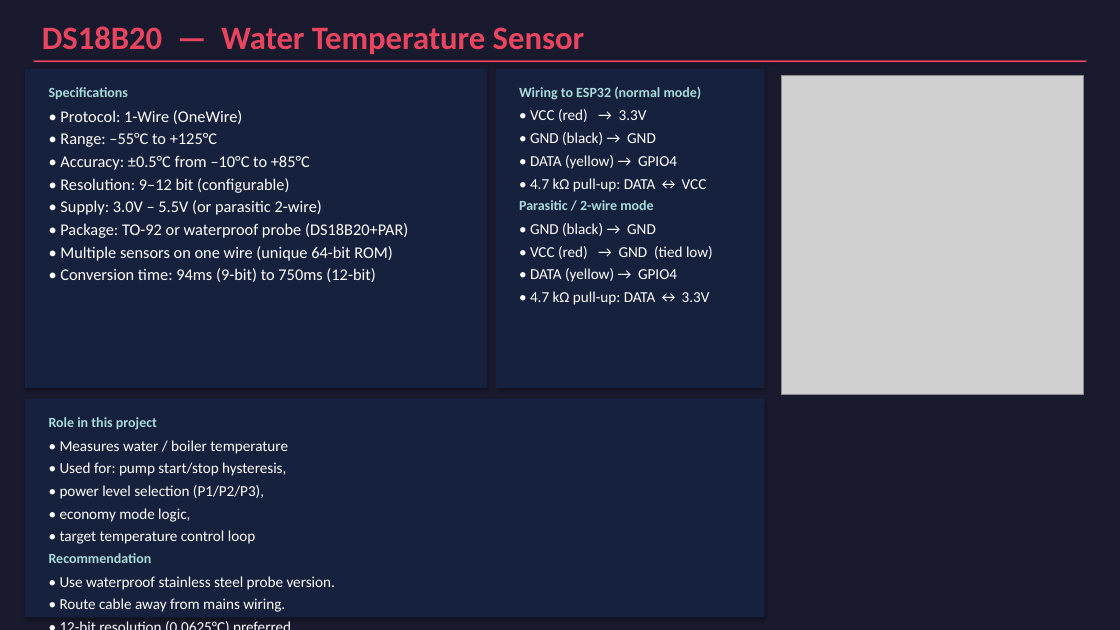
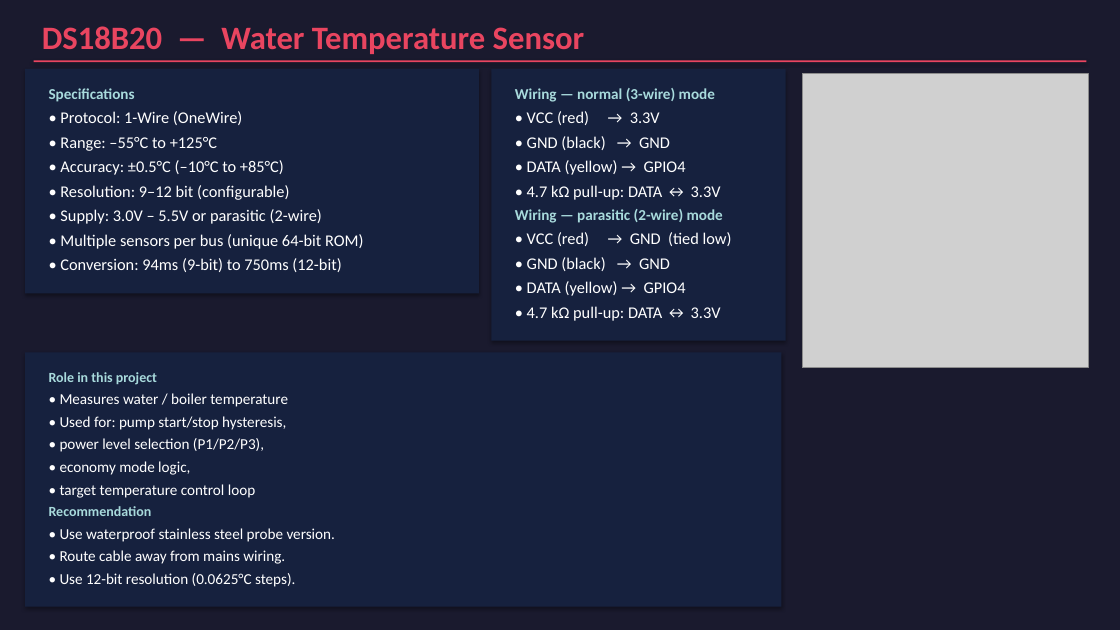
Before and after one commit to Tinklefinger/pellet-burner, a slide deck: slide 4 of docs/Pellet_Burner_Components.pptx. Drawn at 1120x630 pixels with LibreOffice and Linux fonts; fonts in the diff are those of the drawing; grey boxes stand for pictures. Boxes give left, top, right and bottom in pixels: in the first picture for what was removed or moved away, otherwise in the second. Text is boxed around its words. In the diff, an @@ line names an element or a change of style, - is before the commit and + after.

```diff
--- a/docs/Pellet_Burner_Components.pptx
+++ b/docs/Pellet_Burner_Components.pptx
@@ rectangle: place and size @@
-rectangle at (25,69,487,388)
+rectangle at (25,69,479,293)
@@ text "Specifications" at (49,88,135,102): size 12 to 13 pt @@
@@ rectangle: place and size @@
-rectangle at (496,69,765,388)
+rectangle at (492,69,786,340)
@@ text at (515,88,715,102): text changed; size 12 to 13 pt @@
-Wiring to ESP32 (normal mode)
+Wiring — normal (3-wire) mode
@@ picture: place and size @@
-picture at (781,76,1084,395)
+picture at (802,74,1088,368)
@@ text "• Range: –55°C to +125°C": place and size @@
-text "• Range: –55°C to +125°C" at (60,133,217,147)
+text "• Range: –55°C to +125°C" at (60,137,217,151)
@@ text "• Resolution: 9–12 bit (configurable)": place and size @@
-text "• Resolution: 9–12 bit (configurable)" at (60,178,289,193)
+text "• Resolution: 9–12 bit (configurable)" at (60,185,289,200)
@@ text at (60,160,284,175): text changed @@
-• Accuracy: ±0.5°C from –10°C to +85°C
+• Accuracy: ±0.5°C (–10°C to +85°C)
@@ text at (60,209,322,224): text changed @@
-• Supply: 3.0V – 5.5V (or parasitic 2-wire)
+• Supply: 3.0V – 5.5V or parasitic (2-wire)
@@ text at (515,209,723,223): text changed; size 12 to 13 pt @@
-Parasitic / 2-wire mode
+Wiring — parasitic (2-wire) mode
@@ text at (527,185,721,200): text changed; size 13 to 14 pt @@
-• 4.7 kΩ pull-up: DATA ↔ VCC
+• 4.7 kΩ pull-up: DATA ↔ 3.3V
@@ text at (60,234,364,249): text changed @@
-• Multiple sensors on one wire (unique 64-bit ROM)
+• Multiple sensors per bus (unique 64-bit ROM)
@@ text removed at (60,223,408,238) @@
-• Package: TO-92 or waterproof probe (DS18B20+PAR)
@@ text "• VCC (red) → GND ...": place and size @@
-text "• VCC (red) → GND ..." at (530,246,713,259)
+text "• VCC (red) → GND ..." at (527,232,732,246)
@@ text at (60,258,341,272): text changed @@
-• Conversion time: 94ms (9-bit) to 750ms (12-bit)
+• Conversion: 94ms (9-bit) to 750ms (12-bit)
@@ text "• GND (black) → GND": place and size @@
-text "• GND (black) → GND" at (530,223,656,236)
+text "• GND (black) → GND" at (527,257,670,271)
@@ size 13 to 14 pt in 7 elements at (527,257,670,271), (527,111,660,125), (527,136,670,150), (527,160,686,175), (527,232,732,246), (527,281,686,296), (527,306,721,321) @@
@@ text "• DATA (yellow) → GPIO4": place and size @@
-text "• DATA (yellow) → GPIO4" at (530,268,677,282)
+text "• DATA (yellow) → GPIO4" at (527,281,686,296)
@@ text "• 4.7 kΩ pull-up: DATA ...": place and size @@
-text "• 4.7 kΩ pull-up: DATA ..." at (530,291,710,305)
+text "• 4.7 kΩ pull-up: DATA ..." at (527,306,721,321)
@@ rectangle: place and size @@
-rectangle at (25,399,765,618)
+rectangle at (25,353,781,607)
@@ text "Role in this project": place and size @@
-text "Role in this project" at (49,417,157,430)
+text "Role in this project" at (49,372,157,385)
@@ text "• Measures water / boiler ...": place and size @@
-text "• Measures water / boiler ..." at (60,440,288,454)
+text "• Measures water / boiler ..." at (60,393,288,407)
@@ text "• Used for: pump start/stop ...": place and size @@
-text "• Used for: pump start/stop ..." at (60,462,286,476)
+text "• Used for: pump start/stop ..." at (60,416,286,430)
@@ text "• power level selection (P1/P2/P3),": place and size @@
-text "• power level selection (P1/P2/P3)," at (60,485,264,499)
+text "• power level selection (P1/P2/P3)," at (60,438,264,452)
@@ text "• economy mode logic,": place and size @@
-text "• economy mode logic," at (60,508,190,522)
+text "• economy mode logic," at (60,461,190,475)
@@ text "• target temperature control loop": place and size @@
-text "• target temperature control loop" at (60,530,255,544)
+text "• target temperature control loop" at (60,484,255,498)
@@ text "Recommendation": place and size @@
-text "Recommendation" at (49,553,152,563)
+text "Recommendation" at (49,506,152,516)
@@ text "• Use waterproof stainless steel ...": place and size @@
-text "• Use waterproof stainless steel ..." at (60,576,335,590)
+text "• Use waterproof stainless steel ..." at (60,528,335,542)
@@ text "• Route cable away from ...": place and size @@
-text "• Route cable away from ..." at (60,598,285,612)
+text "• Route cable away from ..." at (60,550,285,564)
@@ text at (60,573,295,587): text changed @@
-• 12-bit resolution (0.0625°C) preferred.
+• Use 12-bit resolution (0.0625°C steps).
```
Also in this commit, not shown: 9 other slides changed, 1 other file.
